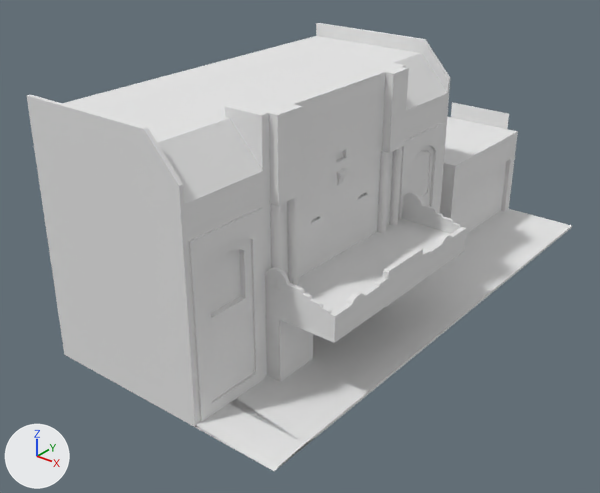
Before and after pictures for a commit that changed the Blender file Assets/Buildings/Streets/Decatur/Baileys 81 Theater.blend.
The view is the same before and after, from a 50 mm lens placed at (11.73, -18.23, 12.23), pointed at (-2.0, -1.07, 1.59). The lights are fixed; the arrows at lower left show +X, +Y and +Z.

In view in the first picture: 'Mesh1 marquee_side_scallop_1_1 Model.002', 'Mesh4 marquee_side_scallop1 Model.002', 'Mesh7 Model.002'.
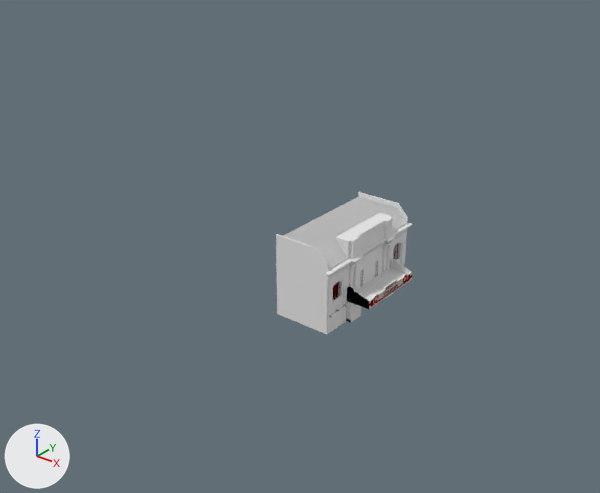
Where the change shows, as pixel boxes (x1, y1, x2, y2) in the pictures (600 x 493 px):
```json
{"object": "Mesh7 Model.002", "change": "deleted", "before": [27, 23, 572, 471]}
{"object": "Mesh1 marquee_side_scallop_1_1 Model.002", "change": "moved, rescaled", "before": [265, 267, 332, 314], "after": [276, 192, 412, 334], "on screen": "101% wider, 198% taller"}
{"object": "Mesh4 marquee_side_scallop1 Model.002", "change": "deleted", "before": [402, 193, 461, 228]}
{"object": "Cube", "change": "added", "after": [327, 266, 406, 330]}
```

Edits to the scene script, one JSON object a line:
```json
{"op": "add", "block": "mat_material", "code": ["mat_material = diffuse_material('Material')", "mat_material.base_color = (0.8, 0.8, 0.8)  # white #e7e7e7"]}
{"op": "add", "block": "me_cube", "code": ["me_cube = bpy.data.meshes.new('Cube')", "me_cube.from_pydata(...)  # 48 vertices, 36 faces; spans x -0.45..0.15, y -0.57..3.42, z -0.27..0.31", "me_cube.materials.append(mat_material)  # white #e7e7e7"]}
{"op": "remove", "block": "ob_mesh7_model_002", "code": ["ob_mesh7_model_002 = bpy.data.objects.new('Mesh7 Model.002', me_mesh7_model_002)", "ob_mesh7_model_002.location = (0.0, -7.49, 0.0)", "ob_mesh7_model_002.rotation_euler = (1.571, 0.0, 0.0)  # degrees (90, 0, 0)", "ob_mesh7_model_002.scale = (0.0137, 0.0137, 0.0137)"]}
{"op": "remove", "block": "ob_mesh4_marquee_side_scallop1_model_002", "code": ["ob_mesh4_marquee_side_scallop1_model_002 = bpy.data.objects.new('Mesh4 marquee_side_scallop1 Model.002', me_mesh4_marquee_side_scallop1_model_002)", "ob_mesh4_marquee_side_scallop1_model_002.location = (0.0, -7.49, 0.0)", "ob_mesh4_marquee_side_scallop1_model_002.rotation_euler = (1.571, 0.0, 0.0)  # degrees (90, 0, 0)", "ob_mesh4_marquee_side_scallop1_model_002.scale = (0.0137, 0.0137, 0.0137)"]}
{"op": "set", "path": "ob_mesh1_marquee_side_scallop_1_1_model_002.location", "old": "(0.0, -7.49, 0.0)", "new": "(0.0, -2.4, 0.0)"}
{"op": "set", "path": "ob_mesh1_marquee_side_scallop_1_1_model_002.scale", "old": "(0.0137, 0.0137, 0.0137)", "new": "(1.0, 1.0, 1.0)"}
{"op": "add", "block": "ob_cube", "code": ["ob_cube = bpy.data.objects.new('Cube', me_cube)", "ob_cube.location = (0.03, -1.84, 0.34)"]}
```
